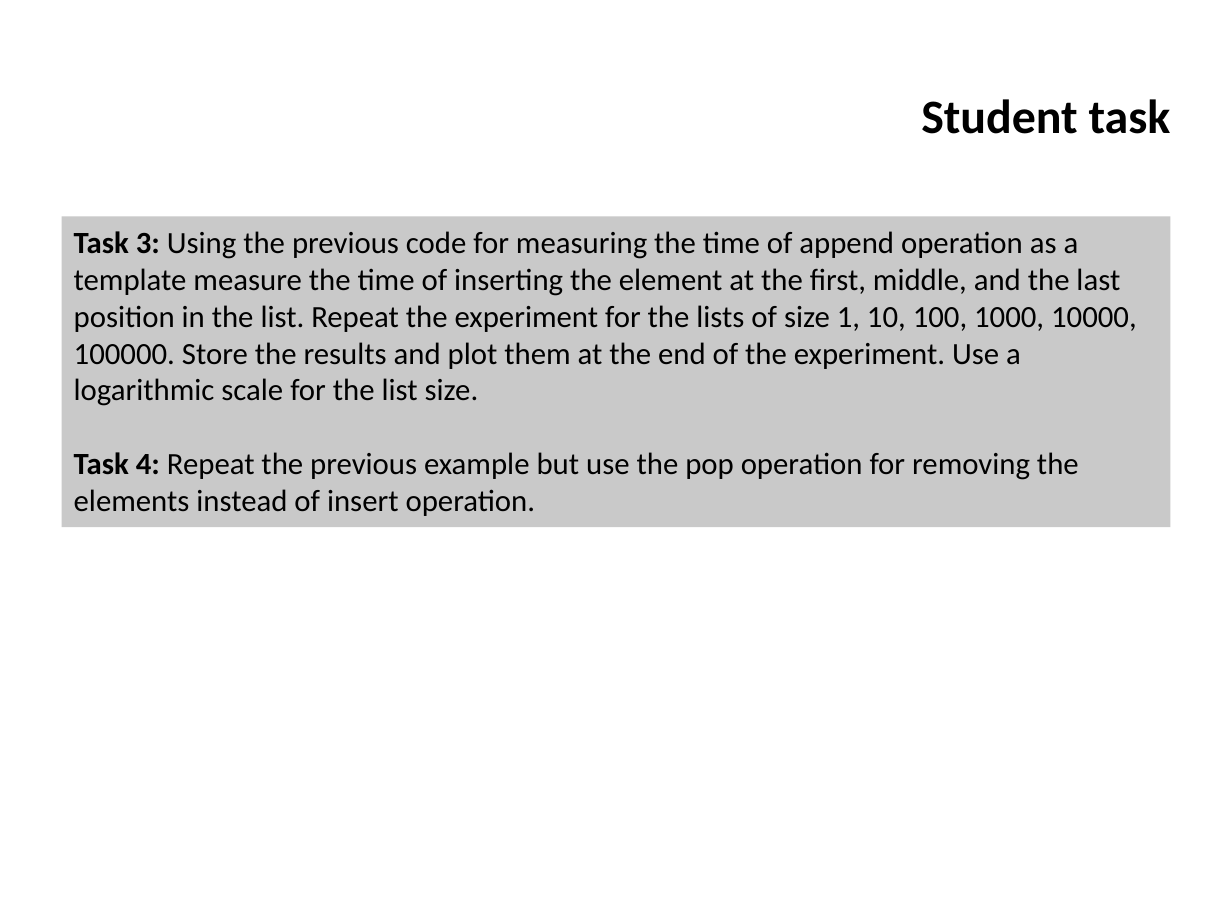
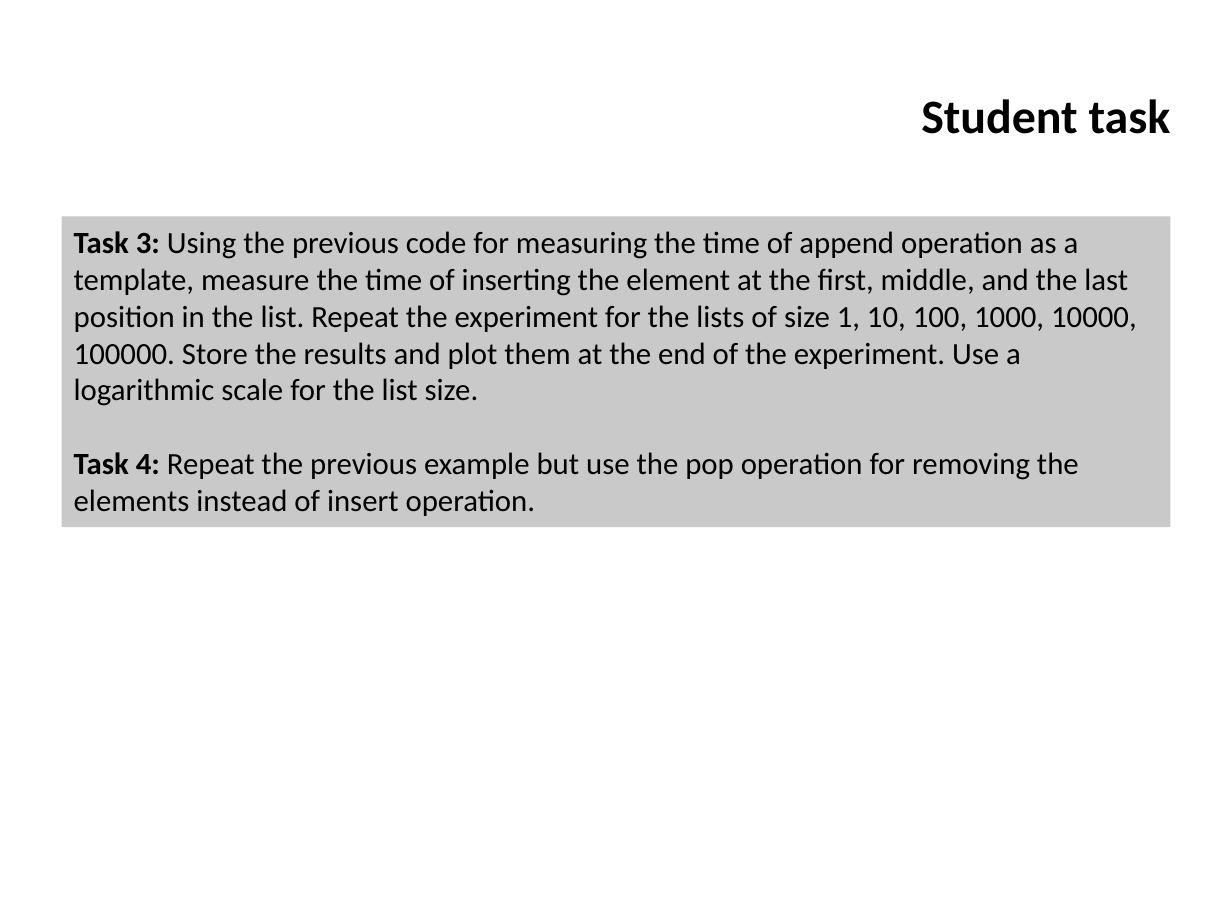
Before and after one commit to ifromm/dsa, a slide deck: slide 29 of slides/unit_3_elementary_ds.pptx. Drawn at 1232x924 pixels with LibreOffice and Linux fonts; fonts in the diff are those of the drawing; background and template pictures are left out. Boxes give left, top, right and bottom in pixels: in the first picture for what was removed or moved away, otherwise in the second. Text is boxed around its words. In the diff, an @@ line names an element or a change of style, - is before the commit and + after.

```diff
--- a/slides/unit_3_elementary_ds.pptx
+++ b/slides/unit_3_elementary_ds.pptx
@@ text in rectangle at [74,231,1137,406]: text changed @@
-Task 3: Using the previous code for measuring the time of append operation as a template measure the time of inserting the element at the first, middle, and the last position in the list. Repeat the experiment for the lists of size 1, 10, 100, 1000, 10000, 100000. Store the results and plot them at the end of the experiment. Use a logarithmic scale for the list size.
+Task 3: Using the previous code for measuring the time of append operation as a template, measure the time of inserting the element at the first, middle, and the last position in the list. Repeat the experiment for the lists of size 1, 10, 100, 1000, 10000, 100000. Store the results and plot them at the end of the experiment. Use a logarithmic scale for the list size.
```
Also in this commit, not shown: 2 other slides changed, 1 other file.
